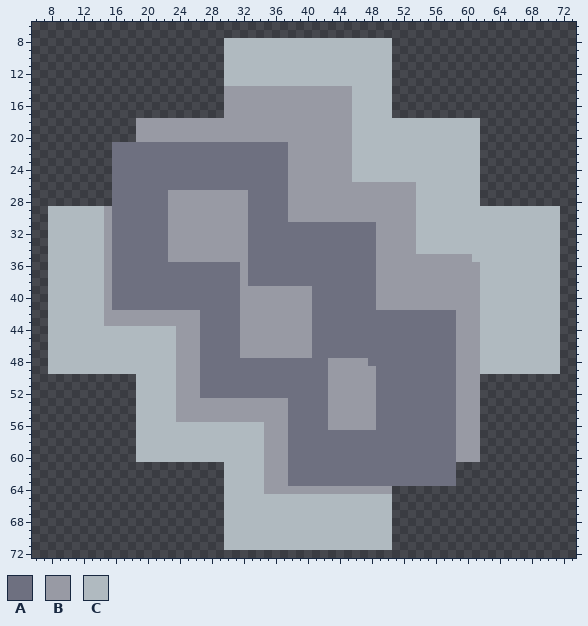
A sprite sheet gets an edit: sprites/entity-No7.png. The picture above was drawn from the file before the commit.
The file is 80x80 pixels. Shown: x 6..73, y 6..72.
Palette (. is transparent): A #6e7080  B #989aa4  C #b0bac0
Pixels before (only the part around the change), first column x 6:
 6 ....................................................................
 7 ....................................................................
 8 ........................CCCCCCCCCCCCCCCCCCCCC.......................
 9 ........................CCCCCCCCCCCCCCCCCCCCC.......................
10 ........................CCCCCCCCCCCCCCCCCCCCC.......................
11 ........................CCCCCCCCCCCCCCCCCCCCC.......................
12 ........................CCCCCCCCCCCCCCCCCCCCC.......................
13 ........................CCCCCCCCCCCCCCCCCCCCC.......................
14 ........................BBBBBBBBBBBBBBBBCCCCC.......................
15 ........................BBBBBBBBBBBBBBBBCCCCC.......................
16 ........................BBBBBBBBBBBBBBBBCCCCC.......................
17 ........................BBBBBBBBBBBBBBBBCCCCC.......................
18 .............BBBBBBBBBBBBBBBBBBBBBBBBBBBCCCCCCCCCCCCCCCC............
19 .............BBBBBBBBBBBBBBBBBBBBBBBBBBBCCCCCCCCCCCCCCCC............
20 .............BBBBBBBBBBBBBBBBBBBBBBBBBBBCCCCCCCCCCCCCCCC............
21 ..........AAAAAAAAAAAAAAAAAAAAAABBBBBBBBCCCCCCCCCCCCCCCC............
22 ..........AAAAAAAAAAAAAAAAAAAAAABBBBBBBBCCCCCCCCCCCCCCCC............
23 ..........AAAAAAAAAAAAAAAAAAAAAABBBBBBBBCCCCCCCCCCCCCCCC............
24 ..........AAAAAAAAAAAAAAAAAAAAAABBBBBBBBCCCCCCCCCCCCCCCC............
25 ..........AAAAAAAAAAAAAAAAAAAAAABBBBBBBBCCCCCCCCCCCCCCCC............
26 ..........AAAAAAAAAAAAAAAAAAAAAABBBBBBBBBBBBBBBBCCCCCCCC............
27 ..........AAAAAAABBBBBBBBBBAAAAABBBBBBBBBBBBBBBBCCCCCCCC............
28 ..........AAAAAAABBBBBBBBBBAAAAABBBBBBBBBBBBBBBBCCCCCCCC............
29 ..CCCCCCCBAAAAAAABBBBBBBBBBAAAAABBBBBBBBBBBBBBBBCCCCCCCCCCCCCCCCCC..
30 ..CCCCCCCBAAAAAAABBBBBBBBBBAAAAABBBBBBBBBBBBBBBBCCCCCCCCCCCCCCCCCC..
31 ..CCCCCCCBAAAAAAABBBBBBBBBBAAAAAAAAAAAAAAAABBBBBCCCCCCCCCCCCCCCCCC..
32 ..CCCCCCCBAAAAAAABBBBBBBBBBAAAAAAAAAAAAAAAABBBBBCCCCCCCCCCCCCCCCCC..
33 ..CCCCCCCBAAAAAAABBBBBBBBBBAAAAAAAAAAAAAAAABBBBBCCCCCCCCCCCCCCCCCC..
34 ..CCCCCCCBAAAAAAABBBBBBBBBBAAAAAAAAAAAAAAAABBBBBCCCCCCCCCCCCCCCCCC..
35 ..CCCCCCCBAAAAAAABBBBBBBBBBAAAAAAAAAAAAAAAABBBBBBBBBBBBCCCCCCCCCCC..
36 ..CCCCCCCBAAAAAAAAAAAAAAAABAAAAAAAAAAAAAAAABBBBBBBBBBBBBCCCCCCCCCC..
37 ..CCCCCCCBAAAAAAAAAAAAAAAABAAAAAAAAAAAAAAAABBBBBBBBBBBBBCCCCCCCCCC..
38 ..CCCCCCCBAAAAAAAAAAAAAAAABAAAAAAAAAAAAAAAABBBBBBBBBBBBBCCCCCCCCCC..
39 ..CCCCCCCBAAAAAAAAAAAAAAAABBBBBBBBBAAAAAAAABBBBBBBBBBBBBCCCCCCCCCC..
40 ..CCCCCCCBAAAAAAAAAAAAAAAABBBBBBBBBAAAAAAAABBBBBBBBBBBBBCCCCCCCCCC..
41 ..CCCCCCCBAAAAAAAAAAAAAAAABBBBBBBBBAAAAAAAABBBBBBBBBBBBBCCCCCCCCCC..
42 ..CCCCCCCBBBBBBBBBBBBAAAAABBBBBBBBBAAAAAAAAAAAAAAAAAABBBCCCCCCCCCC..
43 ..CCCCCCCBBBBBBBBBBBBAAAAABBBBBBBBBAAAAAAAAAAAAAAAAAABBBCCCCCCCCCC..
44 ..CCCCCCCCCCCCCCCCBBBAAAAABBBBBBBBBAAAAAAAAAAAAAAAAAABBBCCCCCCCCCC..
45 ..CCCCCCCCCCCCCCCCBBBAAAAABBBBBBBBBAAAAAAAAAAAAAAAAAABBBCCCCCCCCCC..
46 ..CCCCCCCCCCCCCCCCBBBAAAAABBBBBBBBBAAAAAAAAAAAAAAAAAABBBCCCCCCCCCC..
47 ..CCCCCCCCCCCCCCCCBBBAAAAABBBBBBBBBAAAAAAAAAAAAAAAAAABBBCCCCCCCCCC..
48 ..CCCCCCCCCCCCCCCCBBBAAAAAAAAAAAAAAAABBBBBAAAAAAAAAAABBBCCCCCCCCCC..
49 ..CCCCCCCCCCCCCCCCBBBAAAAAAAAAAAAAAAABBBBBBAAAAAAAAAABBBCCCCCCCCCC..
50 .............CCCCCBBBAAAAAAAAAAAAAAAABBBBBBAAAAAAAAAABBB............
51 .............CCCCCBBBAAAAAAAAAAAAAAAABBBBBBAAAAAAAAAABBB............
52 .............CCCCCBBBAAAAAAAAAAAAAAAABBBBBBAAAAAAAAAABBB............
53 .............CCCCCBBBBBBBBBBBBBBAAAAABBBBBBAAAAAAAAAABBB............
54 .............CCCCCBBBBBBBBBBBBBBAAAAABBBBBBAAAAAAAAAABBB............
55 .............CCCCCBBBBBBBBBBBBBBAAAAABBBBBBAAAAAAAAAABBB............
56 .............CCCCCCCCCCCCCCCCBBBAAAAABBBBBBAAAAAAAAAABBB............
57 .............CCCCCCCCCCCCCCCCBBBAAAAAAAAAAAAAAAAAAAAABBB............
58 .............CCCCCCCCCCCCCCCCBBBAAAAAAAAAAAAAAAAAAAAABBB............
59 .............CCCCCCCCCCCCCCCCBBBAAAAAAAAAAAAAAAAAAAAABBB............
60 .............CCCCCCCCCCCCCCCCBBBAAAAAAAAAAAAAAAAAAAAABBB............
61 ........................CCCCCBBBAAAAAAAAAAAAAAAAAAAAA...............
62 ........................CCCCCBBBAAAAAAAAAAAAAAAAAAAAA...............
63 ........................CCCCCBBBAAAAAAAAAAAAAAAAAAAAA...............
64 ........................CCCCCBBBBBBBBBBBBBBBB.......................
65 ........................CCCCCCCCCCCCCCCCCCCCC.......................
66 ........................CCCCCCCCCCCCCCCCCCCCC.......................
67 ........................CCCCCCCCCCCCCCCCCCCCC.......................
68 ........................CCCCCCCCCCCCCCCCCCCCC.......................
69 ........................CCCCCCCCCCCCCCCCCCCCC.......................
70 ........................CCCCCCCCCCCCCCCCCCCCC.......................
71 ........................CCCCCCCCCCCCCCCCCCCCC.......................
72 ....................................................................
Once edited:
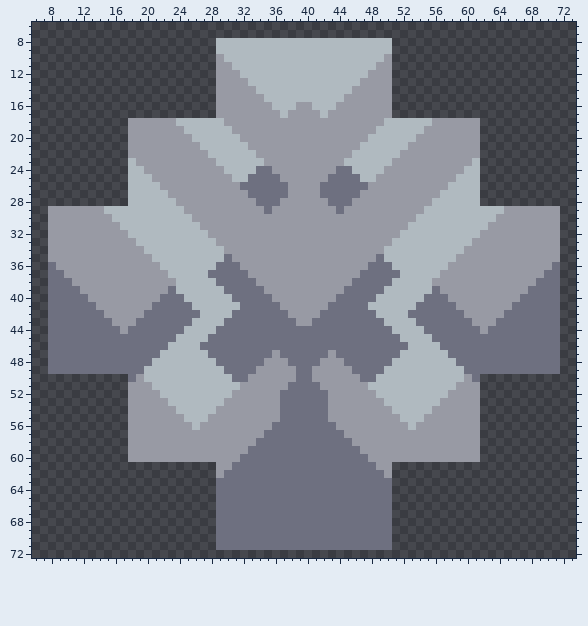
The edit:
Changed rows in their new state; - is an unchanged pixel.
first column x 8:
 8 ---------------------C------------------------------------------
 9 ---------------------C------------------------------------------
10 ---------------------B--------------------B---------------------
11 ---------------------BB------------------BB---------------------
12 ---------------------BBB----------------BBB---------------------
13 ---------------------BBBB--------------BBBB---------------------
14 ---------------------B----CCCCCCCCCCCCBBBBB---------------------
15 ---------------------B-----CCCCCCCCCC-BBBBB---------------------
16 ---------------------B------CCC--CCC--BBBBB---------------------
17 ---------------------B-------C----C---BBBBB---------------------
18 ----------B-----CCCCCC----------------BBBB------BBBBBB----------
19 ----------B------CCCCCC---------------BBB------BBBBBBB----------
20 ----------B-------CCCCCC--------------BB------BBBBBBBB----------
21 --------..BBBBBBBBBCCCCCCBBBBB--------B------BBBBBBBBB----------
22 --------..BBBBBBBBBBCCCCCCBBBB--------------BBBBBBBBBB----------
23 --------..CBBBBBBBBBBCCCCCCBBB-------C-----BBBBBBBBBB-----------
24 --------..CCBBBBBBBBBBCCCC--BB------AA----BBBBBBBBBB------------
25 --------..CCCBBBBBBBBBBCC----B-----AAAA--BBBBBBBBBB-------------
26 --------..CCCCBBBBBBBBBB----------AAAAAA------BBBB--------------
27 --------..CCCCC-------------------AAAAA-------BBB---------------
28 --------..CCCCCC---------B---B-----AAA--------BB----------------
29 BBBBBBBCCCCCCCCCC--------BB-BB------A---------B----------BBBBBBB
30 BBBBBBB-CCCCCCCCCC-------BBBBB--------------------------BBBBBBBB
31 BBBBBBB-BCCCCCCCCCC------BBBBBBBBBBBBBBBB----C---------BBBBBBBBB
32 BBBBBBB-BBCCCCCCCCCC-----BBBBBBBBBBBBBBBB---CC--------BBBBBBBBBB
33 BBBBBBB-BBBCCCCCCCCCC----BBBBBBBBBBBBBBBB--CCC-------BBBBBBBBBBB
34 BBBBBBB-BBBBCCCCCCCCCC---BBBBBBBBBBBBBBBB-CCCC------BBBBBBBBBBBB
35 BBBBBBB-BBBBBCCCCCCCCCA--BBBBBBBBBBBBBBBBACCCCCCCCC--BBBBBBBBBBB
36 ABBBBBB-BBBBBBCCCCCCC----BBBBBBBBBBBBBBB-AACCCCCCC----BBBBBBBBBA
37 AABBBBB-BBBBBBBCCCCC----ABBBBBBBBBBBBBB--AAACCCCC-----BBBBBBBBAA
38 AAABBBB-BBBBBBBBCCCCC---A-BBBBBBBBBBBB---AACCCCC------BBBBBBBAAA
39 AAAABBB-BBBBBBB-CCCCCC--AAA------BBBB----ACCCCCCA-----BBBBBBAAAA
40 AAAAABB-BBBBBB---CCCCCC-AAAA-----BBB-----CCCCCCAAA----BBBBBAAAAA
41 AAAAAAB-BBBBB-----CCCCCCAAAAA----BB-----CCCCCCAAAAA---BBBBAAAAAA
42 AAAAAAA-----AAAAAAACCCC-AAAAAA---B-------CCCC------A--BBBAAAAAAA
43 AAAAAAAA---AAAAAAACCCC--AAAAAAA-----------CCCC-----AA-BBAAAAAAAA
44 AAAAAAAAABAAAAAAACCCC---AAAAAAAAA----------CCCC----AAABAAAAAAAAA
45 AAAAAAAAAAAAAAAACCCC----AAAAAAAAA-----------CCCC---AAAAAAAAAAAAA
46 AAAAAAAAAAAAAAA-CCC-----AAAAAAAAA------------CCCC--AAAAAAAAAAAAA
47 AAAAAAAAAAAAAA--CCCC----AAAA-AAAA--B--------CCCCCC-AAAAAAAAAAAAA
48 AAAAAAAAAAAAA---CCCCC------BBB----B--AAA---CCCCCCCCAAAAAAAAAAAAA
49 AAAAAAAAAAAA----CCCCCC----BBBBB--BB---AAA-CCCCCCCCCCAAAAAAAAAAAA
50 ----------AB----CCCCCCC--BBBBBB--BB----AACCCCCCCCCCC-A----------
51 ----------BBB---CCCCCCCCBBBBBB----B-----CCCCCCCCCCC-------------
52 ----------BBBB--CCCCCCCBBBBBB------------CCCCCCCCCB-------------
53 ----------BBBBB-CCCCCC-------A-----------BCCCCCCCBB-------------
54 ----------BBBBBBCCCCC--------A-----------BBCCCCCBBB-------------
55 ----------BBBBBB-CCC---------A-----------BBBCCCBBBB-------------
56 ----------BBBBBBBB-BBBBBBBB-AA-----A-----BBBBCBBBBB-------------
57 ----------BBBBBBBBBBBBBBBBBAAA-------BBBBBBBBBBBBBB-------------
58 ----------BBBBBBBBBBBBBBBBAAAA--------BBBBBBBBBBBBB-------------
59 ----------BBBBBBBBBBBBBBBAAAAA---------BBBBBBBBBBBB-------------
60 ----------BBBBBBBBBBBBBBAAAAAA----------BBBBBBBBBBB-------------
61 ---------------------BBAAAAAAA-----------BB........-------------
62 ---------------------BAAAAAAAA------------B........-------------
63 ---------------------AAAAAAAAA-------------........-------------
64 ---------------------AAAAAAAAAAAAAAAAAAAAAA---------------------
65 ---------------------AAAAAAAAAAAAAAAAAAAAAA---------------------
66 ---------------------AAAAAAAAAAAAAAAAAAAAAA---------------------
67 ---------------------AAAAAAAAAAAAAAAAAAAAAA---------------------
68 ---------------------AAAAAAAAAAAAAAAAAAAAAA---------------------
69 ---------------------AAAAAAAAAAAAAAAAAAAAAA---------------------
70 ---------------------AAAAAAAAAAAAAAAAAAAAAA---------------------
71 ---------------------AAAAAAAAAAAAAAAAAAAAAA---------------------
